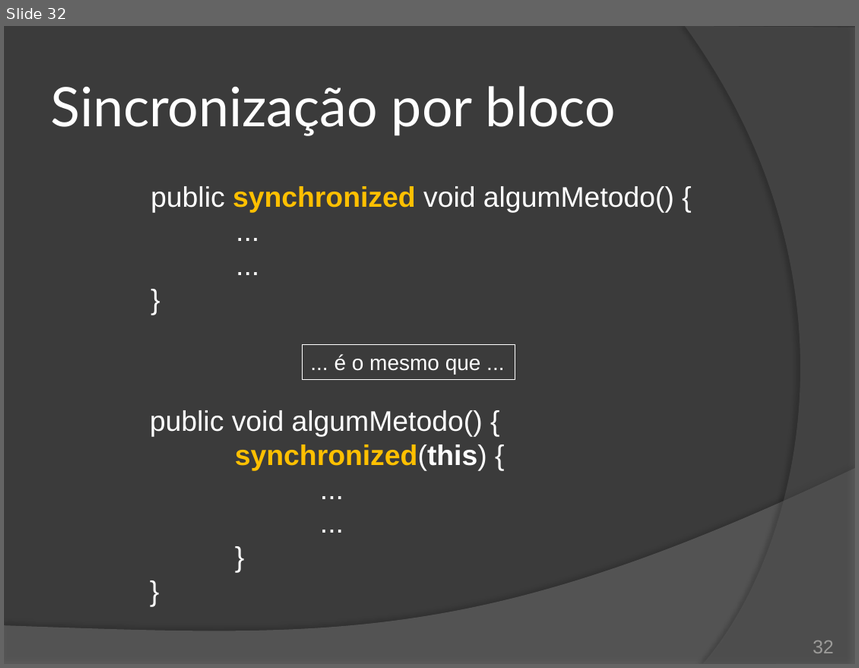
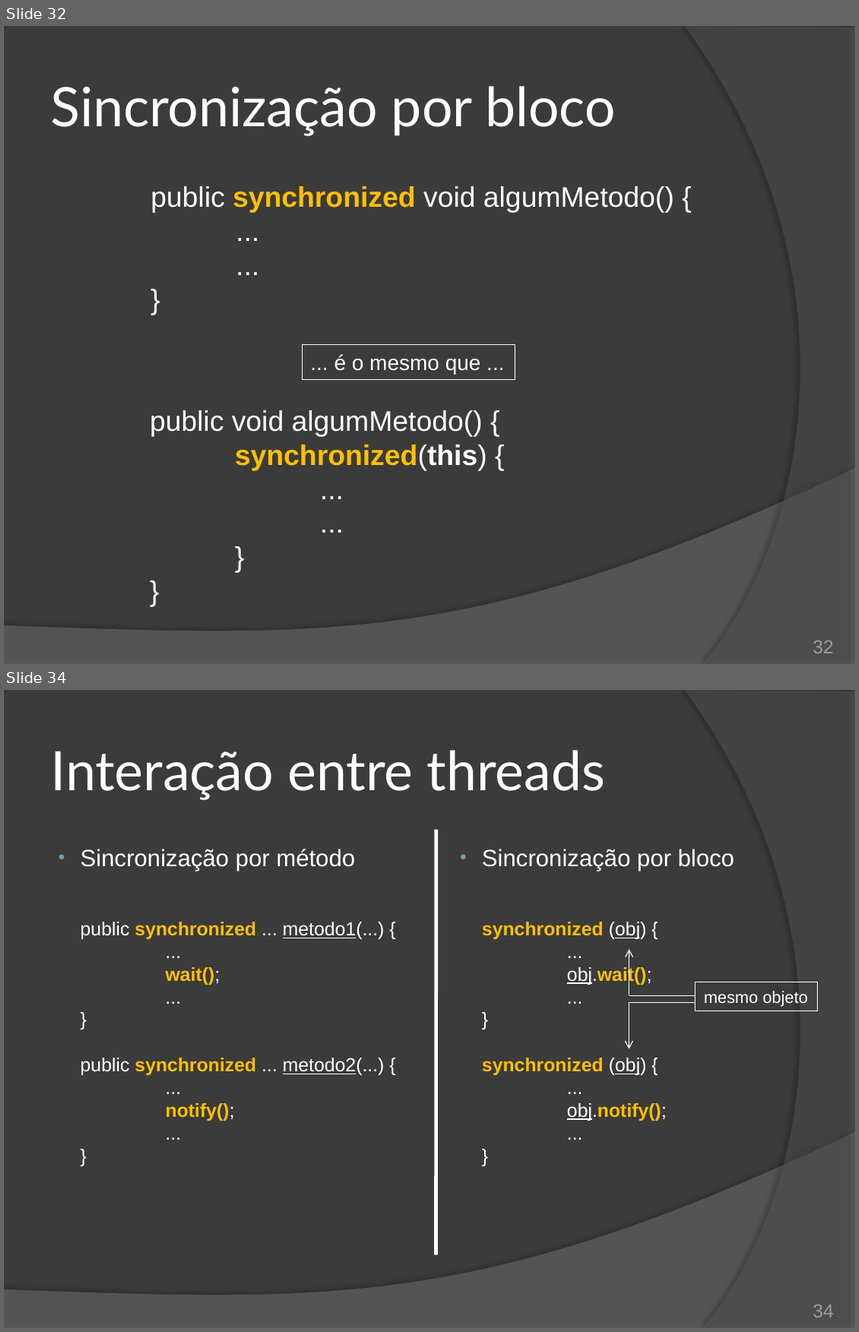
Before and after one commit to duchesqui/slzvieira-training, a slide deck: 2-Java-Programmer-Modulo-II/14.Capitulo08.pptx. Shown one above the other, each under a label of ours: slide 32 before the commit, slides 32 and 34 after it; the slides between them are not shown. The pictures are 859x668 and 859x1332 pixels, drawn with LibreOffice and Linux fonts; fonts in the diff are those of the drawing. Boxes give left, top, right and bottom in pixels: in the first picture for what was removed or moved away, otherwise in the second. Text is boxed around its words. In the diff, an @@ line names an element or a change of style, - is before the commit and + after.

Commit message:
Slides final do capítulo 8 - Threads.

```diff
--- a/2-Java-Programmer-Modulo-II/14.Capitulo08.pptx
+++ b/2-Java-Programmer-Modulo-II/14.Capitulo08.pptx
@@ slide 34 added at [4,690,855,1328], background #3B3B3B; not listed: 2 template elements that a slide beside it also shows @@
@@ title added at [51,750,605,800], 46 pt, text #FFFFFF @@
+Interação entre threads
@@ text added at [80,849,385,1121], 16 pt, text #FFFFFF @@
+• Sincronização por método
+public synchronized ... metodo1(...) {
+...
+wait();
+...
+}
+public synchronized ... metodo2(...) {
+...
+notify();
+...
+}
@@ line added from (436, 830) to (436, 1255), #FFFFFF 3 pt @@
@@ text added at [482,849,734,1121], 16 pt, text #FFFFFF @@
+• Sincronização por bloco
+synchronized (obj) {
+...
+obj.wait();
+...
+}
+synchronized (obj) {
+...
+obj.notify();
+...
+}
@@ arrow added from (629, 996) to (629, 950), #FFFFFF 0.75 pt @@
@@ rectangle added at [696,983,818,1011], outline #FFFFFF 0.75 pt, 14 pt, text #FFFFFF @@
+mesmo objeto
@@ arrow added from (629, 1002) to (629, 1049), #FFFFFF 0.75 pt @@
@@ line added from (629, 1002) to (695, 1002), #FFFFFF 0.75 pt @@
@@ line added from (629, 996) to (696, 996), #FFFFFF 0.75 pt @@
@@ page number added at [813,1305,834,1318], 16 pt, text #9D9B9A @@
+34
```
Also in this commit, not shown: 1 slide changed, 4 other slides added, 1 slide removed, 5 other files.
